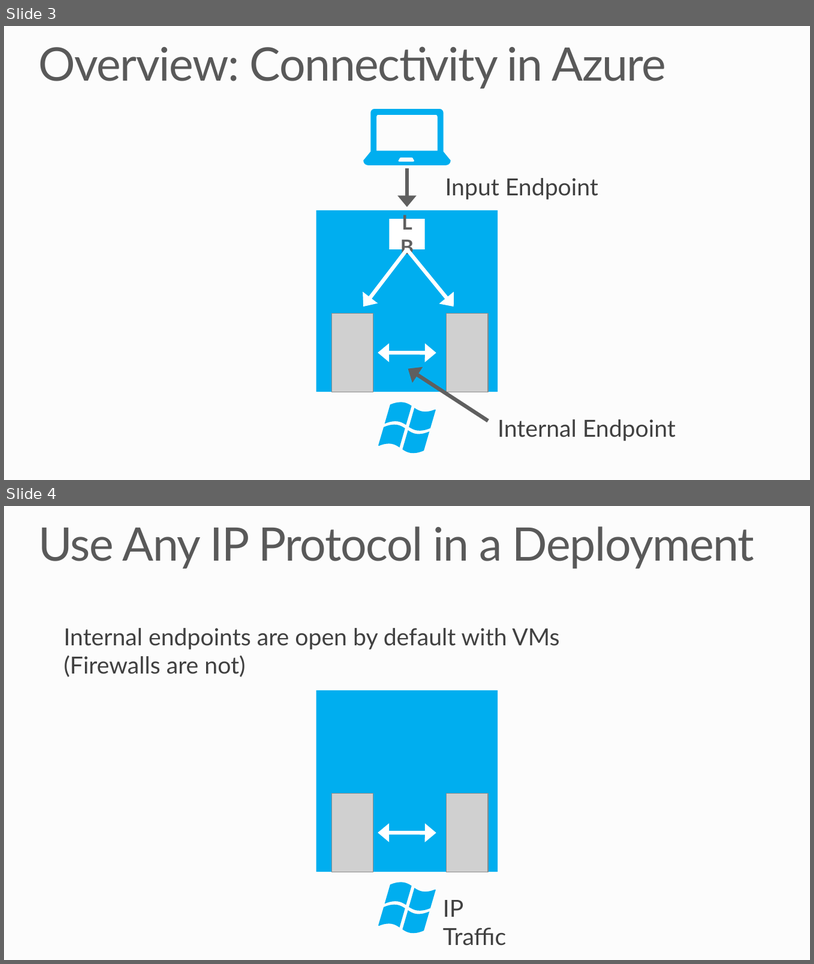
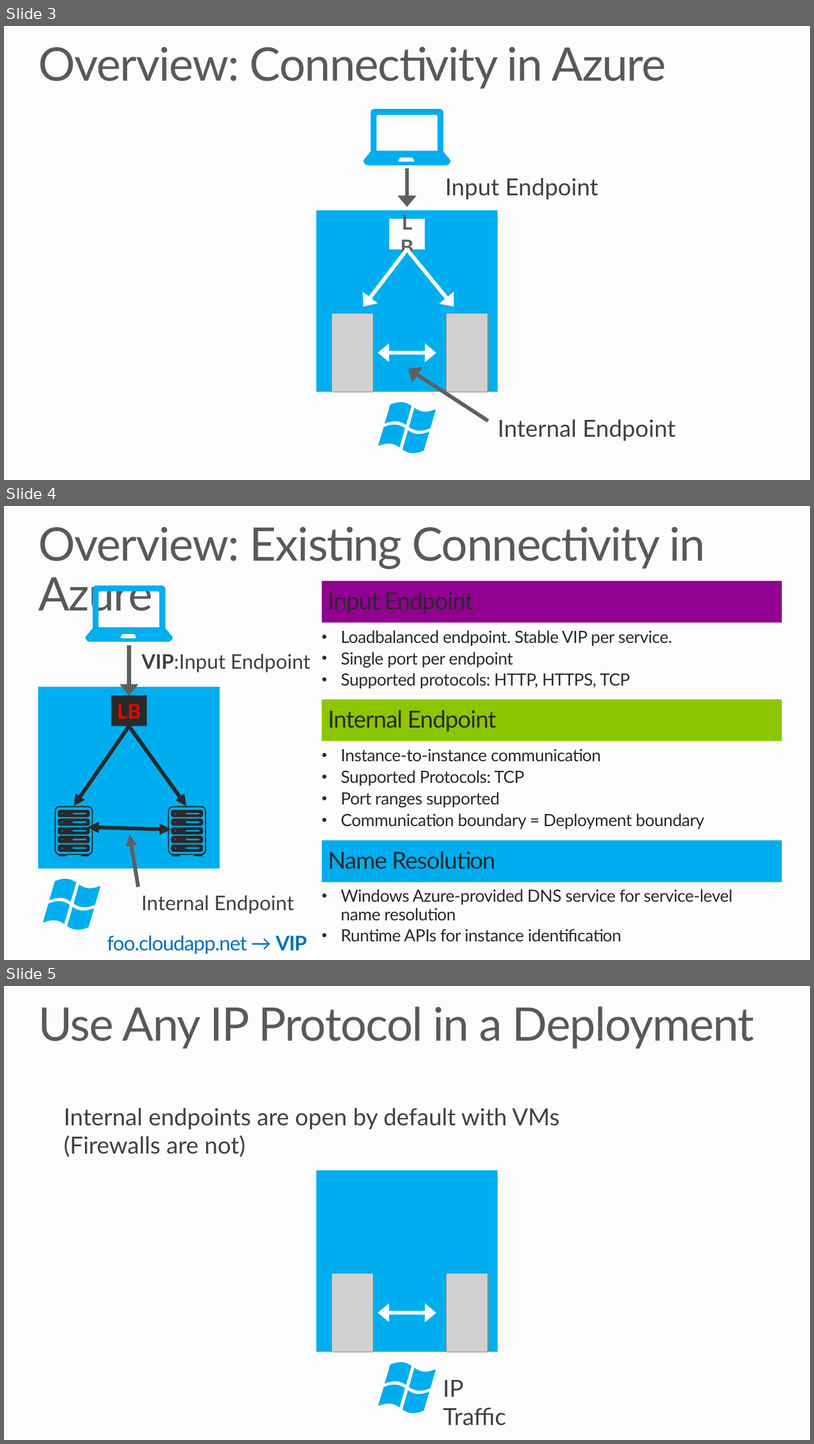
Before and after one commit to mwasham/WATK-Presentations, a slide deck: VirtualNetworks/VirtualNetworks.pptx. Shown one above the other, each under a label of ours: slides 3 and 4 before the commit, slides 3, 4 and 5 after it. The pictures are 814x964 and 814x1444 pixels, drawn with LibreOffice and Linux fonts; fonts in the diff are those of the drawing; grey boxes stand for pictures; background and template pictures are left out. Boxes give left, top, right and bottom in pixels: in the first picture for what was removed or moved away, otherwise in the second. Text is boxed around its words. In the diff, an @@ line names an element or a change of style, - is before the commit and + after.

```diff
--- a/VirtualNetworks/VirtualNetworks.pptx
+++ b/VirtualNetworks/VirtualNetworks.pptx
@@ slide 4 added at bbox=[4, 506, 810, 960], background #FCFCFC @@
@@ title added at bbox=[38, 526, 706, 619], 55 pt, text #595959 @@
+Overview: Existing Connectivity in Azure
@@ freeform shape added at bbox=[86, 585, 173, 642], fill #00AEEF @@
@@ rectangle added at bbox=[322, 581, 783, 623], fill #910091, 28 pt, text #292929 @@
+Input Endpoint
@@ text added at bbox=[341, 630, 672, 688], 20 pt, text #292929 @@
+• Loadbalanced endpoint. Stable VIP per service.
+• Single port per endpoint
+• Supported protocols: HTTP, HTTPS, TCP
@@ arrow added from (129, 645) to (129, 696), #5F5F5F 4.5 pt @@
@@ text added at bbox=[141, 654, 311, 672], 24 pt, text #3E3E3E @@
+VIP:Input Endpoint
@@ rectangle added at bbox=[38, 687, 220, 868], fill #00AEEF @@
@@ rectangle added at bbox=[111, 696, 147, 726], fill #292929, 24 pt, text #FF0000, bold @@
+LB
@@ rectangle added at bbox=[322, 700, 783, 741], fill #8CC600, 28 pt, text #292929 @@
+Internal Endpoint
@@ arrow added from (129, 726) to (74, 806), #292929 4.5 pt @@
@@ arrow added from (129, 726) to (186, 806), #292929 4.5 pt @@
@@ text added at bbox=[341, 748, 705, 829], 20 pt, text #292929 @@
+• Instance-to-instance communication
+• Supported Protocols: TCP
+• Port ranges supported
+• Communication boundary = Deployment boundary
@@ freeform shape added at bbox=[55, 806, 93, 856], fill #292929 @@
@@ freeform shape added at bbox=[168, 806, 206, 856], fill #292929 @@
@@ double arrow added from (171, 829) to (87, 827), #292929 4.5 pt @@
@@ arrow added from (138, 886) to (130, 834), #5F5F5F 4.5 pt @@
@@ rectangle added at bbox=[322, 840, 783, 882], fill #00AEEF, 28 pt, text #292929 @@
+Name Resolution
@@ freeform shape added at bbox=[44, 876, 101, 931], fill #00AEEF @@
@@ text added at bbox=[141, 895, 294, 913], 24 pt, text #3E3E3E @@
+Internal Endpoint
@@ text added at bbox=[341, 889, 733, 942], 20 pt, text #292929 @@
+• Windows Azure-provided DNS service for service-level
+  name resolution
+• Runtime APIs for instance identification
@@ text added at bbox=[107, 935, 307, 954], 24 pt, text #0071BC @@
+foo.cloudapp.net → VIP
@@ what was slide 4 is now slide 5 @@
```
Also in this commit, not shown: 1 other slide added.
